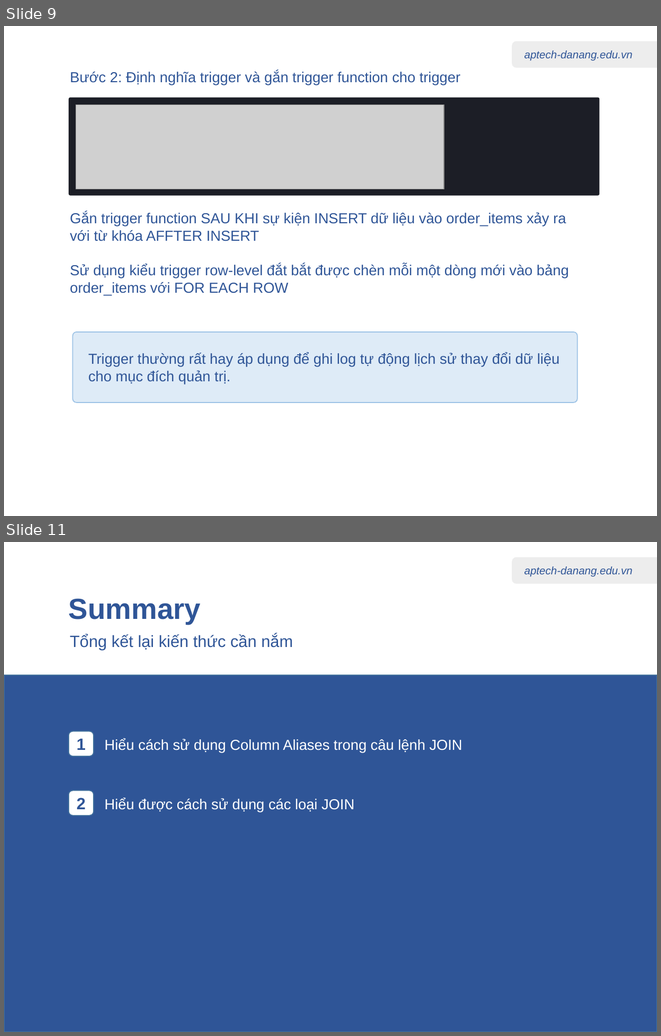
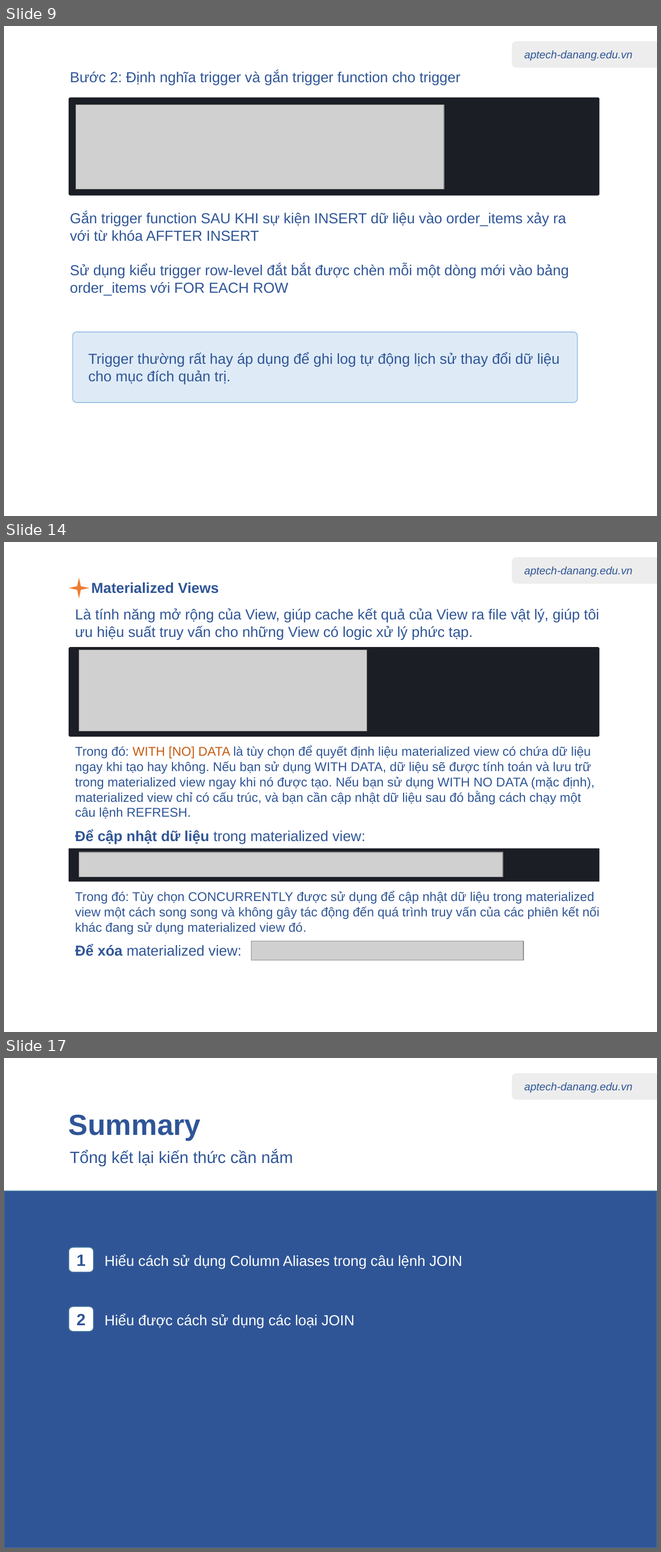
Before and after one commit to nhannn87dn/Learn-PostgreSQL, a slide deck: 01.Lessions/09-Stored-procedures-Triggers-Views/09-Stored-procedures-Triggers-Views.pptx. Shown one above the other, each under a label of ours: slides 9 and 11 before the commit, slides 9, 14 and 17 after it; the slides between them are not shown. The pictures are 661x1036 and 661x1552 pixels, drawn with LibreOffice and Linux fonts; fonts in the diff are those of the drawing; grey boxes stand for pictures. Boxes give left, top, right and bottom in pixels: in the first picture for what was removed or moved away, otherwise in the second. Text is boxed around its words. In the diff, an @@ line names an element or a change of style, - is before the commit and + after.

```diff
--- a/01.Lessions/09-Stored-procedures-Triggers-Views/09-Stored-procedures-Triggers-Views.pptx
+++ b/01.Lessions/09-Stored-procedures-Triggers-Views/09-Stored-procedures-Triggers-Views.pptx
@@ slide 14 added at box(4, 542, 657, 1032), background #FFFFFF; not listed: 2 template elements that a slide beside it also shows @@
@@ star added at box(69, 578, 89, 599), fill #ED7D31 @@
@@ text added at box(91, 582, 219, 593), 16 pt, text #2F5597, bold @@
+Materialized Views
@@ text added at box(75, 608, 599, 640), 16 pt, text #2F5597 @@
+Là tính năng mở rộng của View, giúp cache kết quả của View ra file vật lý, giúp tôi ưu hiệu suất truy vấn cho những View có logic xử lý phức tạp.
@@ rounded rectangle added at box(69, 647, 600, 737), fill #1C1E26 @@
@@ picture added at box(79, 650, 367, 731) @@
@@ text added at box(75, 746, 594, 819), 14 pt, text #2F5597 @@
+Trong đó: WITH [NO] DATA là tùy chọn để quyết định liệu materialized view có chứa dữ liệu ngay khi tạo hay không. Nếu bạn sử dụng WITH DATA, dữ liệu sẽ được tính toán và lưu trữ trong materialized view ngay khi nó được tạo. Nếu bạn sử dụng WITH NO DATA (mặc định), materialized view chỉ có cấu trúc, và bạn cần cập nhật dữ liệu sau đó bằng cách chạy một câu lệnh REFRESH.
@@ text added at box(75, 830, 365, 844), 16 pt, text #2F5597 @@
+Để cập nhật dữ liệu trong materialized view:
@@ rounded rectangle added at box(69, 848, 600, 882), fill #1C1E26 @@
@@ picture added at box(79, 852, 503, 877) @@
@@ text added at box(75, 891, 599, 934), 14 pt, text #2F5597 @@
+Trong đó: Tùy chọn CONCURRENTLY được sử dụng để cập nhật dữ liệu trong materialized view một cách song song và không gây tác động đến quá trình truy vấn của các phiên kết nối khác đang sử dụng materialized view đó.
@@ text added at box(75, 944, 241, 956), 16 pt, text #2F5597 @@
+Để xóa materialized view:
@@ picture added at box(252, 941, 524, 960) @@
@@ what was slide 11 is now slide 17 @@
```
Also in this commit, not shown: 6 other slides added, 1 slide removed, 2 other files.
